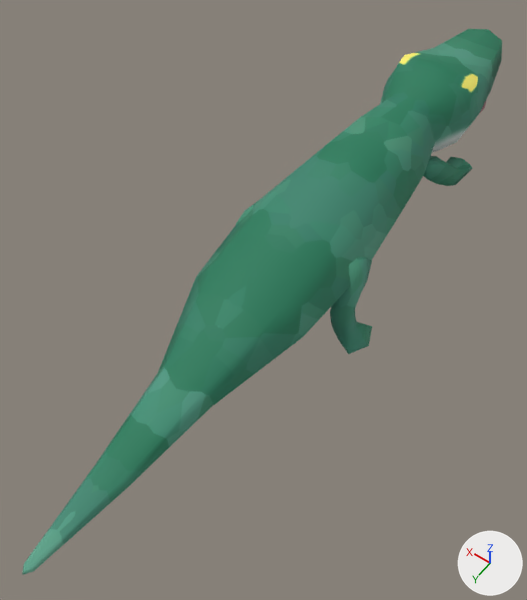
Two versions of the FBX model ShiotanGame/Assets/Prefab/Enemy/crocodile/crocodile.fbx, one commit apart.
Before and after are seen from a camera (50 mm lens) standing at (-0.07, 0.117, 0.165) and looking at (0.003, 0.015, 0.005). Every picture has the same lights, and +X, +Y and +Z are marked at lower right. Where no turn or scale is listed for an object, it has been applied to the vertices.

Names of what the first picture shows: 'wani'.
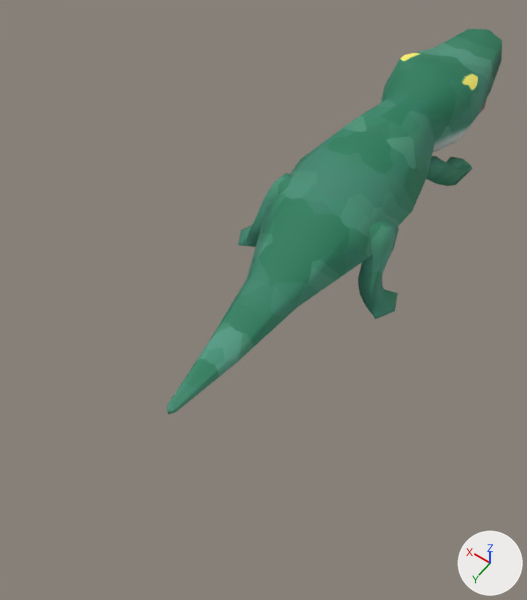
The newer file is also turned or shifted as a whole; pictures and numbers use the older file's frame.

The edits, one by one:
me_mesh is used by ob_wani; location (0.0001, -0.0022, 0.015).
Verts and faces of me_mesh; kept vertices keep their numbers, new ones are numbered from 300.
Before the commit, vertices of me_mesh: 28 (0.012, -0.069, 0.015) at pixel (398, 62), 44 (0.0, -0.069, 0.017) at pixel (433, 71), 195 (-0.012, -0.069, 0.015) at pixel (467, 89).
me_mesh had 300 vertices, 284 faces and spanned x -0.027..0.027, y -0.113..0.109, z -0.016..0.018.
me_mesh now has 292 vertices, 276 faces and spans x -0.027..0.027, y -0.113..0.061, z -0.016..0.018.
me_mesh part 1: the loose piece of 53 vertices spanning x 0.011..0.027, y -0.002..0.015, z -0.016..0.006 is moved by (0.0, -0.015, 0.0).
me_mesh part 2: the loose piece of 53 vertices spanning x -0.027..-0.011, y -0.002..0.015, z -0.016..0.006 is moved by (0.0, -0.015, 0.0).
Part 3, on me_mesh:
13 vertices are removed from x -0.004..0.004, y 0.081..0.109, z -0.01..-0.005.
20 faces are deleted.
3 vertices in x 0.008..0.015, y -0.039, z -0.006..0.014 move by (0.001, 0.0, 0.0).
39 vertices move from x -0.019..0.019, y -0.039..0.081, z -0.012..0.016 to x -0.019..0.019, y -0.039..0.061, z -0.012..0.015.
5 vertices are added at (0.001, 0.06, -0.008), (0.001, 0.06, -0.006), (0.0, 0.061, -0.007), (-0.001, 0.06, -0.008), (-0.001, 0.06, -0.006).
12 new faces join them.
Part 4, on me_mesh:
Vertices 28, 44, 195 move by (0.0, 0.0, 0.001).

What differs and where, as boxes (x1, y1, x2, y2) in the pictures (527 x 600 px; the box of a moved part takes in the faces that stretch with it):
'wani', reshaped (30% narrower, 29% shorter): before (22, 29, 502, 575); after (167, 29, 502, 414)
part 1 of me_mesh, moved or reshaped: before (235, 202, 257, 226); after (238, 173, 293, 247)
part 2 of me_mesh, moved or reshaped: before (330, 257, 372, 354); after (358, 220, 399, 319)
part 3 of me_mesh, cut back: before (22, 99, 434, 575); after (167, 98, 434, 414)
part 4 of me_mesh, moved or reshaped: (381, 55, 479, 130) in both
